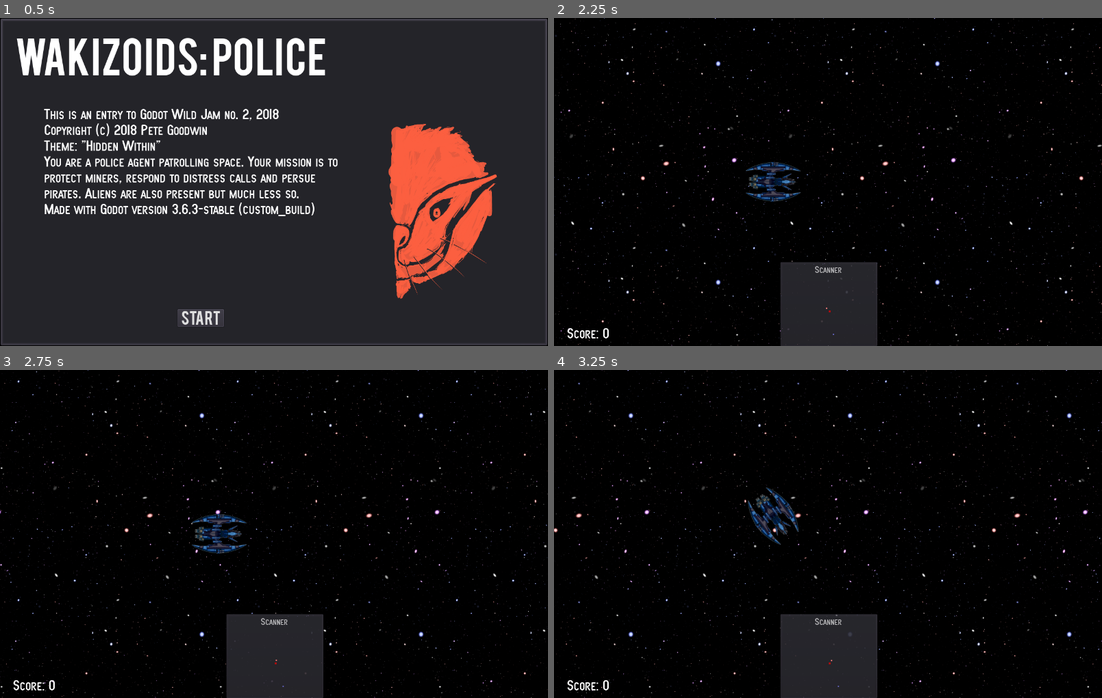
Above: before the commit, frames 1-4 (two rows, left to right).
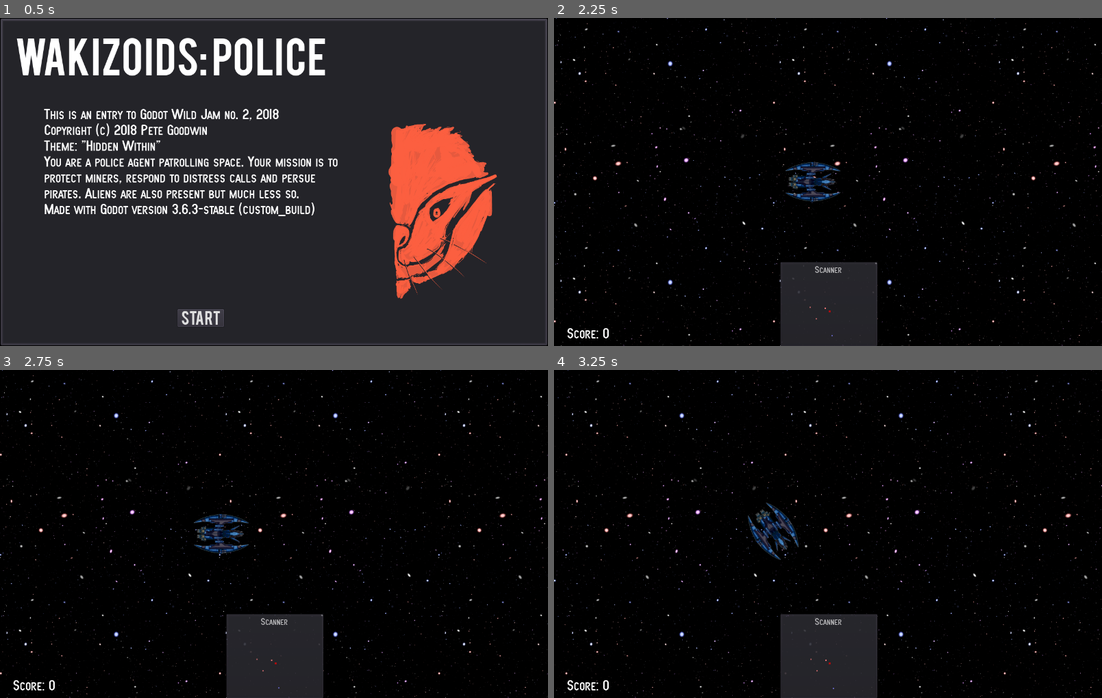
Above: after the commit, the same moments.

Repository: imekon/wakizoids-police
Game: Godot game, scene res://scenes/Welcome.tscn
Same seed, same stepped clock (60 frames per second), same inputs: the game is played once before the commit and once after it.
Inputs:
- Up to frame 1 (0.5 s): no input
- Up to frame 2 (2.25 s): click "Start" at 0.5 s; tap Enter at 1.25 s; hold Right (ui_right) 1.28-2.03 s; hold Down (ui_backwards) from 2.03 s (still down)
- Up to frame 3 (2.75 s): keep holding Down (ui_backwards)
- Up to frame 4 (3.25 s): release Down (ui_backwards) at 2.78 s; hold Right (ui_right) from 2.78 s (still down)

Frame 1 is identical in both runs. In frame 2, 3.8% of the frame differs, in the area x 0-100%, y 0-100%; in frame 3, 3.0%; in frame 4, 3.7%.
Error after the commit: Parse Error: The identifier "IDLING" isn't declared in the current scope. (res://scripts/MiningShip.gd:12)

Commit message:
getting movement right

Diff:
--- a/scenes/LargeRock.tscn
+++ b/scenes/LargeRock.tscn
@@ -1,4 +1,6 @@
-[gd_scene format=2]
+[gd_scene load_steps=2 format=2]
+
+[ext_resource path="res://scripts/LargeRock.gd" type="Script" id=1]
 
 [node name="LargeRock" type="RigidBody2D" groups=[
 "rocks",
@@ -12,17 +14,20 @@
 gravity_scale = 1.0
 custom_integrator = false
 continuous_cd = 0
-contacts_reported = 0
-contact_monitor = false
+contacts_reported = 1
+contact_monitor = true
 sleeping = false
 can_sleep = true
 linear_velocity = Vector2( 0, 0 )
 linear_damp = -1.0
 angular_velocity = 0.0
 angular_damp = -1.0
+script = ExtResource( 1 )
 
 [node name="Sprite" type="Sprite" parent="."]
 
 [node name="CollisionPolygon2D" type="CollisionPolygon2D" parent="."]
 build_mode = 0
 polygon = PoolVector2Array(  )
+
+[connection signal="body_entered" from="." to="." method="on_body_entered"]
--- a/scenes/MiningShip.tscn
+++ b/scenes/MiningShip.tscn
@@ -1,35 +1,23 @@
 [gd_scene load_steps=5 format=2]
 
 [ext_resource path="res://scripts/MiningShip.gd" type="Script" id=1]
-[ext_resource path="res://images/mining ship.png" type="Texture" id=2]
-[ext_resource path="res://wildjam/BEBAS.ttf" type="DynamicFontData" id=3]
+[ext_resource path="res://wildjam/BEBAS.ttf" type="DynamicFontData" id=2]
+[ext_resource path="res://images/mining ship.png" type="Texture" id=3]
 
 [sub_resource type="DynamicFont" id=1]
 
-size = 24
+size = 20
 outline_size = 0
 outline_color = Color( 1, 1, 1, 1 )
 use_mipmaps = false
 use_filter = false
-font_data = ExtResource( 3 )
+font_data = ExtResource( 2 )
 _sections_unfolded = [ "Font", "Settings" ]
 
-[node name="MiningShip" type="KinematicBody2D"]
-input_pickable = false
-collision_layer = 1
-collision_mask = 1
-collision/safe_margin = 0.08
-motion/sync_to_physics = false
-script = ExtResource( 1 )
-
-[node name="Sprite" type="Sprite" parent="."]
-texture = ExtResource( 2 )
-
-[node name="CollisionPolygon2D" type="CollisionPolygon2D" parent="." groups=[
+[node name="MiningShip" type="Node2D" groups=[
 "mining_ship",
 ]]
-build_mode = 0
-polygon = PoolVector2Array( -35.7907, -65.7804, 35.9499, -35.8517, 50.4741, -26.6091, 88.7651, -20.8874, 89.2053, 19.1641, 50.034, 27.0864, 35.9499, 35.0087, -34.9105, 64.4971, -69.2403, 64.9373, -89.9263, 29.287, -89.0461, -29.69, -69.6805, -65.3402 )
+script = ExtResource( 1 )
 
 [node name="Registration" type="Label" parent="."]
 anchor_left = 0.0
@@ -37,9 +25,9 @@
 anchor_right = 0.0
 anchor_bottom = 0.0
 margin_left = -60.0
-margin_top = -101.0
+margin_top = -151.0
 margin_right = 61.0
-margin_bottom = -77.0
+margin_bottom = -131.0
 rect_pivot_offset = Vector2( 0, 0 )
 rect_clip_content = false
 mouse_filter = 2
@@ -54,3 +42,19 @@
 lines_skipped = 0
 max_lines_visible = -1
 _sections_unfolded = [ "custom_colors", "custom_fonts", "custom_fonts/font" ]
+
+[node name="KinematicBody2D" type="KinematicBody2D" parent="."]
+input_pickable = false
+collision_layer = 1
+collision_mask = 1
+collision/safe_margin = 0.08
+motion/sync_to_physics = false
+
+[node name="CollisionPolygon2D" type="CollisionPolygon2D" parent="KinematicBody2D" groups=[
+"mining_ship",
+]]
+build_mode = 0
+polygon = PoolVector2Array( -35.7907, -65.7804, 35.9499, -35.8517, 50.4741, -26.6091, 88.7651, -20.8874, 89.2053, 19.1641, 50.034, 27.0864, 35.9499, 35.0087, -34.9105, 64.4971, -69.2403, 64.9373, -89.9263, 29.287, -89.0461, -29.69, -69.6805, -65.3402 )
+
+[node name="Sprite" type="Sprite" parent="KinematicBody2D"]
+texture = ExtResource( 3 )
--- /dev/null
+++ b/scripts/LargeRock.gd
@@ -0,0 +1,10 @@
+extends RigidBody2D
+
+const ACCELERATION = 150
+
+func _ready():
+	var angle = randf() * 360.0
+	apply_impulse(Vector2(), Vector2(0, -ACCELERATION).rotated(deg2rad(angle)))
+
+func on_body_entered(body):
+	print("somebody hit us (rock)")
--- a/scripts/MiningShip.gd
+++ b/scripts/MiningShip.gd
@@ -1,6 +1,39 @@
-extends KinematicBody2D
+extends Node2D
+
+enum STATE { IDLING, SEEKING, MINING }
 
 onready var registration = $Registration
+onready var body = $KinematicBody2D
+
+var state
+var running
+
+func _ready():
+	state = IDLING
+	running = false
+	var angle = randf() * 30
+	body.rotate(deg2rad(angle))
+
+func _physics_process(delta):
+	match state:
+		IDLING:
+			process_idle(delta)
+		SEEKING:
+			process_seeking(delta)
+		MINING:
+			process_mining(delta)
 
 func set_registration(text):
 	registration.text = text
+
+func process_idle(delta):
+	if running:
+		pass
+	else:
+		pass
+
+func process_seeking(delta):
+	pass
+
+func process_mining(delta):
+	pass
--- a/scripts/PlayerShip.gd
+++ b/scripts/PlayerShip.gd
@@ -1,6 +1,6 @@
 extends KinematicBody2D
 
-const MOVEMENT = 20.0
+const MOVEMENT = 700.0
 
 var thrust = 0.0
 
@@ -8,21 +8,29 @@
 	var angle = 0.0
 
 	if Input.is_action_pressed("ui_forwards"):
-		thrust = MOVEMENT
+		thrust = MOVEMENT * delta
 	if Input.is_action_pressed("ui_backwards"):
-		thrust = -MOVEMENT
+		thrust = -MOVEMENT * delta * 0.25
 	if Input.is_action_pressed("ui_left"):
 		angle = -2
 	if Input.is_action_pressed("ui_right"):
 		angle = 2
 
+	# -90 because the graphic is already rotated
 	var rot = rotation_degrees - 90
 
-	var x = cos(deg2rad(-rot)) * thrust
-	var y = -sin(deg2rad(-rot)) * thrust
-	var direction = Vector2(x, y)
+	# leave this here as the non godot way to do movement
+	#var x = cos(deg2rad(-rot)) * thrust
+	#var y = -sin(deg2rad(-rot)) * thrust
+	#var direction = Vector2(x, y)
+	var direction = Vector2(thrust, 0).rotated(deg2rad(rot))
 
-	move_and_collide(direction)
+	var collide = move_and_collide(direction)
+	if collide != null:
+		process_collision(collide)
 	rotate(deg2rad(angle))
 
 	thrust *= 0.9
+
+func process_collision(collision):
+	print("you hit something")
--- a/scripts/ScannerControl.gd
+++ b/scripts/ScannerControl.gd
@@ -43,6 +43,7 @@
 			colour = Color(0.5, 0.5, 1.0)
 			draw_rect(rect, colour)
 
+	# location of the mining ships
 	var ships = get_tree().get_nodes_in_group("mining_ship")
 	for ship in ships:
 		var pos = ship.position
